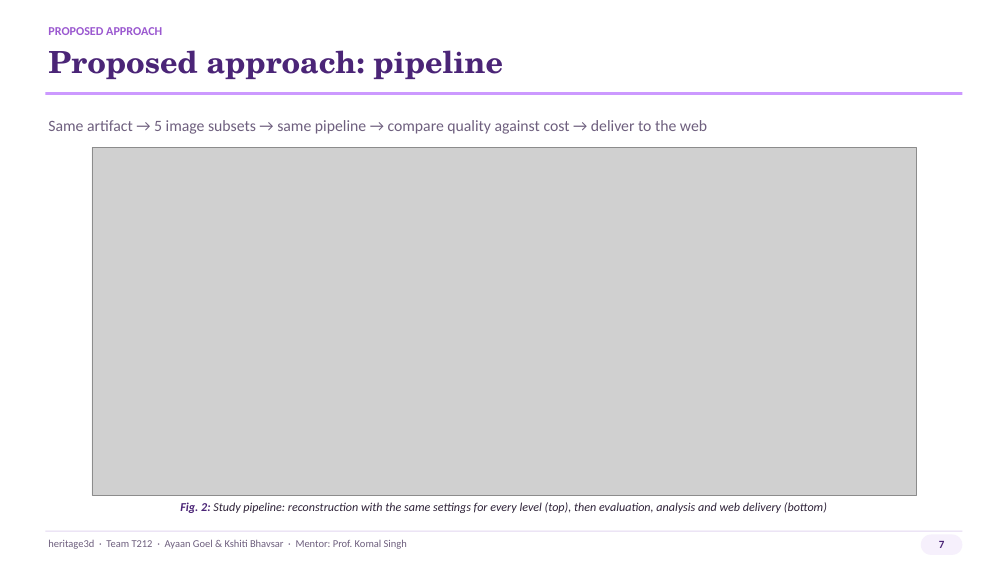
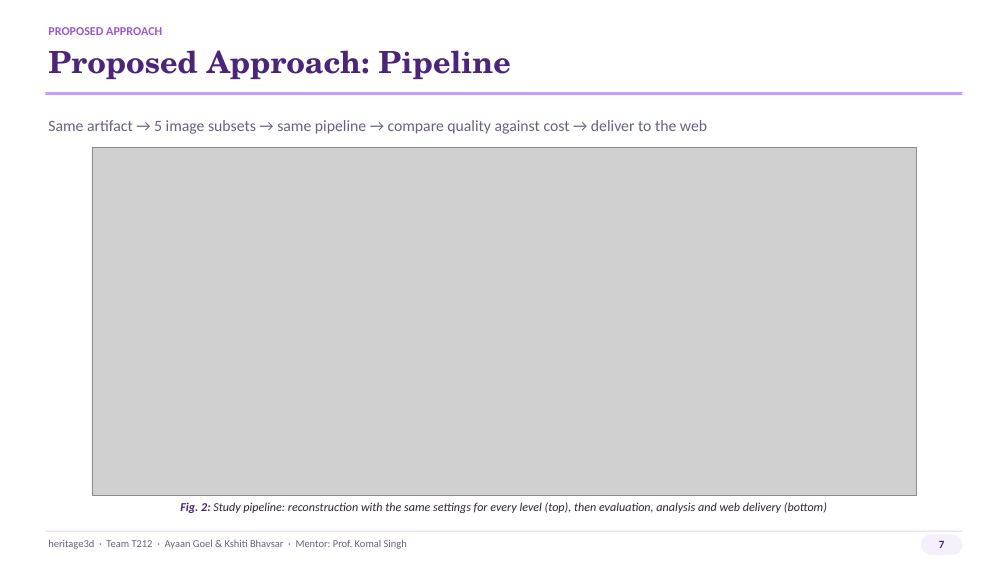
Before and after one commit to ayaan-goel/heritage3d, a slide deck: slide 7 of Deliverables/Presentation/heritage3d_Presentation_v2.pptx. Drawn at 1008x567 pixels with LibreOffice and Linux fonts; fonts in the diff are those of the drawing; grey boxes stand for pictures. Boxes give left, top, right and bottom in pixels: in the first picture for what was removed or moved away, otherwise in the second. Text is boxed around its words. In the diff, an @@ line names an element or a change of style, - is before the commit and + after.

```diff
--- a/Deliverables/Presentation/heritage3d_Presentation_v2.pptx
+++ b/Deliverables/Presentation/heritage3d_Presentation_v2.pptx
@@ text at (48, 50, 511, 79): text changed @@
-Proposed approach: pipeline
+Proposed Approach: Pipeline
```
Also in this commit, not shown: 15 other slides changed, 1 other file.
